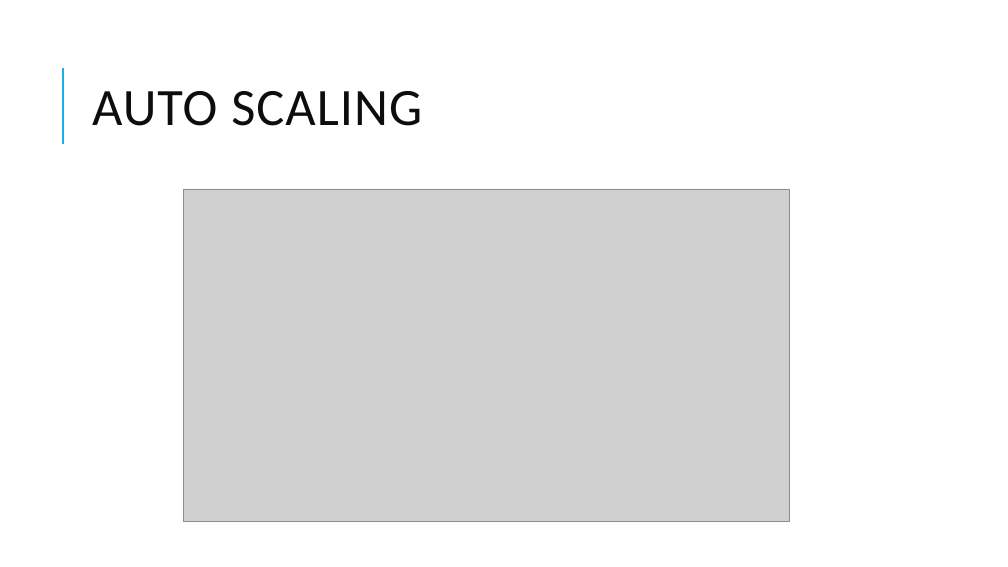
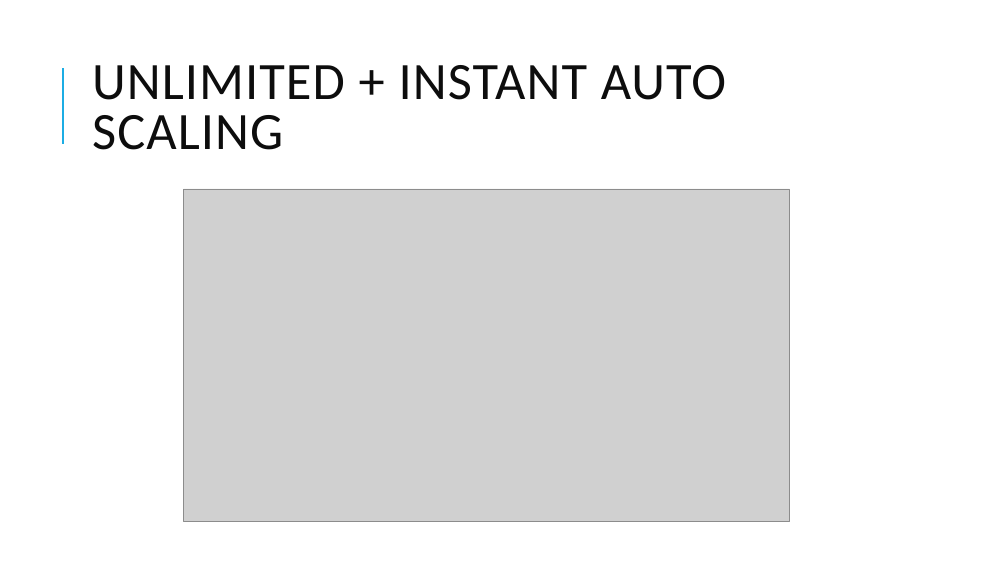
Before and after one commit to dinesarun/common, a slide deck: slide 18 of sessions/ChennaiAzureUserGroup/Snowflake_DW/Snowflake data warehouse.pptx (slide 14 before the commit). Drawn at 1008x567 pixels with LibreOffice and Linux fonts; fonts in the diff are those of the drawing; grey boxes stand for pictures. Boxes give left, top, right and bottom in pixels: in the first picture for what was removed or moved away, otherwise in the second. Text is boxed around its words. In the diff, an @@ line names an element or a change of style, - is before the commit and + after.

```diff
--- a/sessions/ChennaiAzureUserGroup/Snowflake_DW/Snowflake data warehouse.pptx
+++ b/sessions/ChennaiAzureUserGroup/Snowflake_DW/Snowflake data warehouse.pptx
@@ title at (92,65,726,150): text changed @@
-AUTO SCALING
+UNLIMITED + INSTANT AUTO SCALING
```
Also in this commit, not shown: 8 other slides changed, 10 slides added, 2 slides removed.
